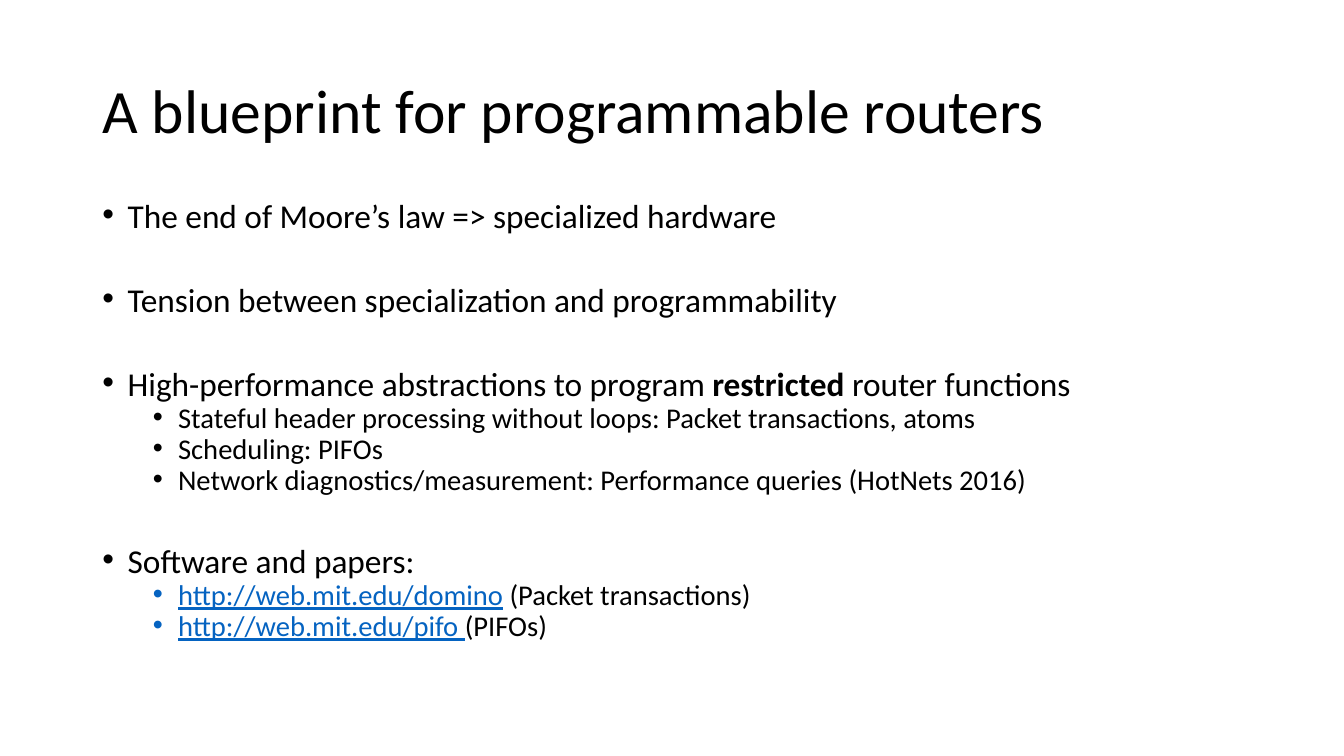
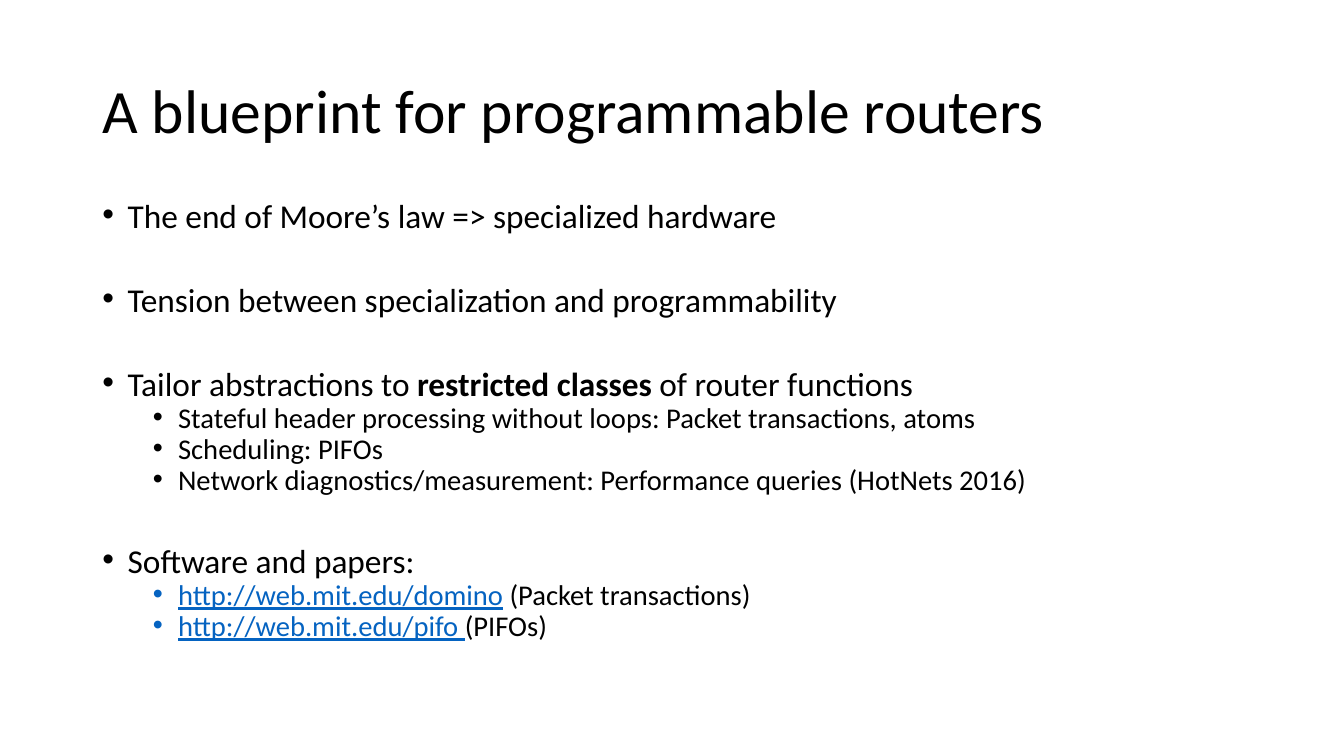
Before and after one commit to anirudhSK/pifo-domino-marple-ppts, a slide deck: slide 50 of combined_domino_pifo.pptx. Drawn at 1344x756 pixels with LibreOffice and Linux fonts; fonts in the diff are those of the drawing. Boxes give left, top, right and bottom in pixels: in the first picture for what was removed or moved away, otherwise in the second. Text is boxed around its words. In the diff, an @@ line names an element or a change of style, - is before the commit and + after.

```diff
--- a/combined_domino_pifo.pptx
+++ b/combined_domino_pifo.pptx
@@ text at [128, 372, 913, 397]: text changed @@
-• High-performance abstractions to program restricted router functions
+• Tailor abstractions to restricted classes of router functions
```
Also in this commit, not shown: 10 other slides changed.
